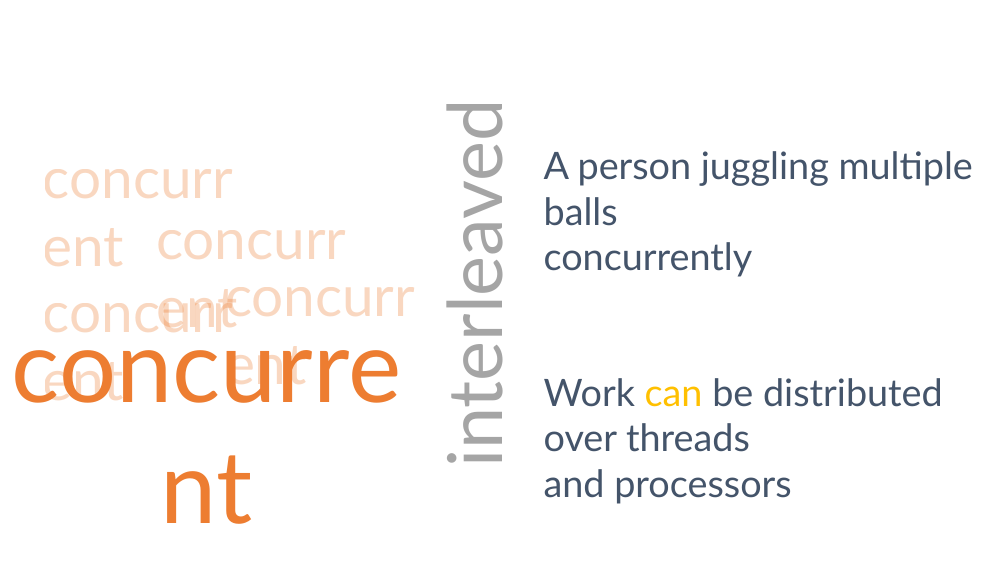
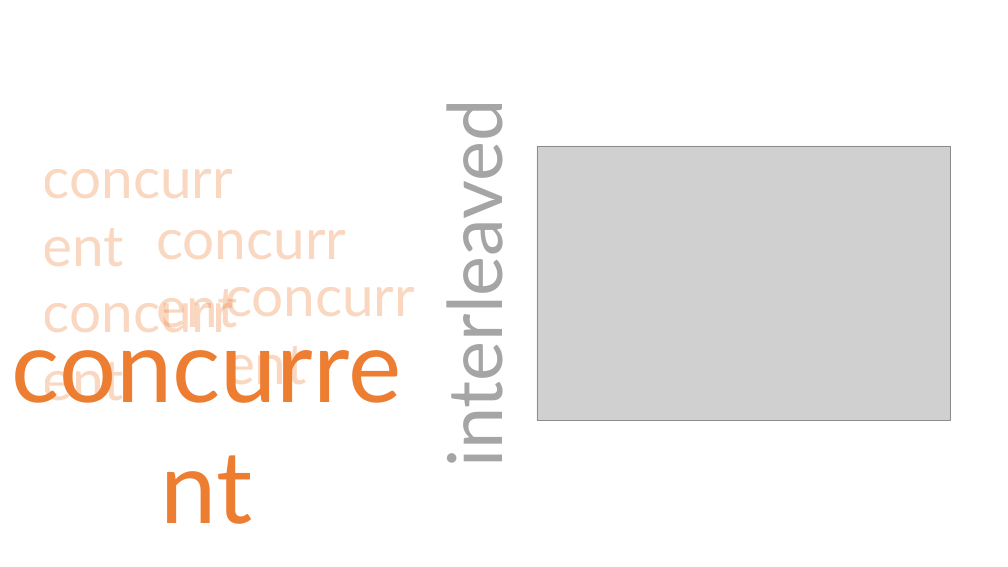
Before and after one commit to danielmarbach/02-25-2016-AsyncWebinar, a slide deck: slide 5 of webinar.pptx. Drawn at 1008x567 pixels with LibreOffice and Linux fonts; fonts in the diff are those of the drawing; grey boxes stand for pictures. Boxes give left, top, right and bottom in pixels: in the first picture for what was removed or moved away, otherwise in the second. Text is boxed around its words. In the diff, an @@ line names an element or a change of style, - is before the commit and + after.

```diff
--- a/webinar.pptx
+++ b/webinar.pptx
@@ picture added at [537, 146, 951, 420] @@
@@ text removed at [544, 151, 973, 504] @@
-A person juggling multiple balls
-concurrently
-Work can be distributed over threads
-and processors
```
Also in this commit, not shown: 5 other slides changed, 4 slides added, 3 slides removed.
